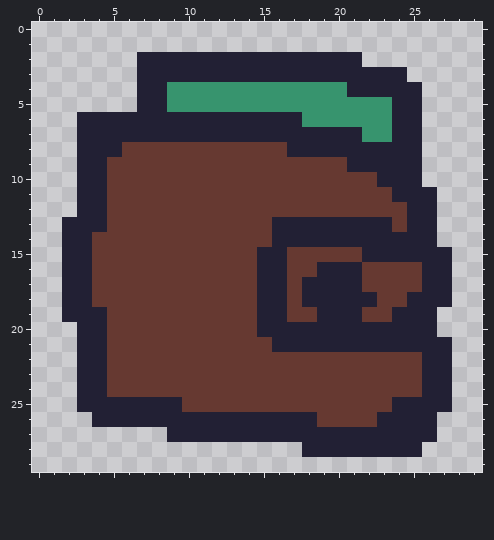
One commit to this pixel-art sprite: SiteImages/DesktopIcons/Wallet.png. Above: the version before the commit.
The file is 30x30 pixels.
The same view after the edit:
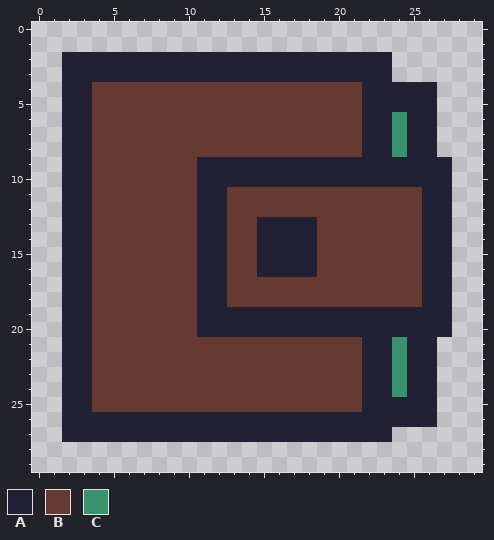
Palette (. is transparent): A #222034  B #663931  C #37946e
From old to new:
@@ x 0..29 @@
  1 ..............................
- 2 .......AAAAAAAAAAAAAAA........
- 3 .......AAAAAAAAAAAAAAAAAA.....
- 4 .......AACCCCCCCCCCCCAAAAA....
- 5 .......AACCCCCCCCCCCCCCCAA....
- 6 ...AAAAAAAAAAAAAAACCCCCCAA....
- 7 ...AAAAAAAAAAAAAAAAAAACCAA....
- 8 ...AAABBBBBBBBBBBAAAAAAAAA....
- 9 ...AABBBBBBBBBBBBBBBBAAAAA....
-10 ...AABBBBBBBBBBBBBBBBBBAAA....
-11 ...AABBBBBBBBBBBBBBBBBBBAAA...
-12 ...AABBBBBBBBBBBBBBBBBBBBAA...
-13 ..AAABBBBBBBBBBBAAAAAAAABAA...
-14 ..AABBBBBBBBBBBBAAAAAAAAAAA...
-15 ..AABBBBBBBBBBBAABBBBBAAAAAA..
-16 ..AABBBBBBBBBBBAABBAAABBBBAA..
-17 ..AABBBBBBBBBBBAABAAAABBBBAA..
-18 ..AABBBBBBBBBBBAABAAAAABBAAA..
-19 ..AAABBBBBBBBBBAABBAAABBAAA...
-20 ...AABBBBBBBBBBAAAAAAAAAAAA...
-21 ...AABBBBBBBBBBBAAAAAAAAAAAA..
-22 ...AABBBBBBBBBBBBBBBBBBBBBAA..
-23 ...AABBBBBBBBBBBBBBBBBBBBBAA..
-24 ...AABBBBBBBBBBBBBBBBBBBBBAA..
-25 ...AAAAAAABBBBBBBBBBBBBBAAAA..
-26 ....AAAAAAAAAAAAAAABBBBAAAA...
-27 .........AAAAAAAAAAAAAAAAAA...
-28 ..................AAAAAAAA....
+ 2 ..AAAAAAAAAAAAAAAAAAAAAA......
+ 3 ..AAAAAAAAAAAAAAAAAAAAAA......
+ 4 ..AABBBBBBBBBBBBBBBBBBAAAAA...
+ 5 ..AABBBBBBBBBBBBBBBBBBAAAAA...
+ 6 ..AABBBBBBBBBBBBBBBBBBAACAA...
+ 7 ..AABBBBBBBBBBBBBBBBBBAACAA...
+ 8 ..AABBBBBBBBBBBBBBBBBBAACAA...
+ 9 ..AABBBBBBBAAAAAAAAAAAAAAAAA..
+10 ..AABBBBBBBAAAAAAAAAAAAAAAAA..
+11 ..AABBBBBBBAABBBBBBBBBBBBBAA..
+12 ..AABBBBBBBAABBBBBBBBBBBBBAA..
+13 ..AABBBBBBBAABBAAAABBBBBBBAA..
+14 ..AABBBBBBBAABBAAAABBBBBBBAA..
+15 ..AABBBBBBBAABBAAAABBBBBBBAA..
+16 ..AABBBBBBBAABBAAAABBBBBBBAA..
+17 ..AABBBBBBBAABBBBBBBBBBBBBAA..
+18 ..AABBBBBBBAABBBBBBBBBBBBBAA..
+19 ..AABBBBBBBAAAAAAAAAAAAAAAAA..
+20 ..AABBBBBBBAAAAAAAAAAAAAAAAA..
+21 ..AABBBBBBBBBBBBBBBBBBAACAA...
+22 ..AABBBBBBBBBBBBBBBBBBAACAA...
+23 ..AABBBBBBBBBBBBBBBBBBAACAA...
+24 ..AABBBBBBBBBBBBBBBBBBAACAA...
+25 ..AABBBBBBBBBBBBBBBBBBAAAAA...
+26 ..AAAAAAAAAAAAAAAAAAAAAAAAA...
+27 ..AAAAAAAAAAAAAAAAAAAAAA......
+28 ..............................
 29 ..............................
